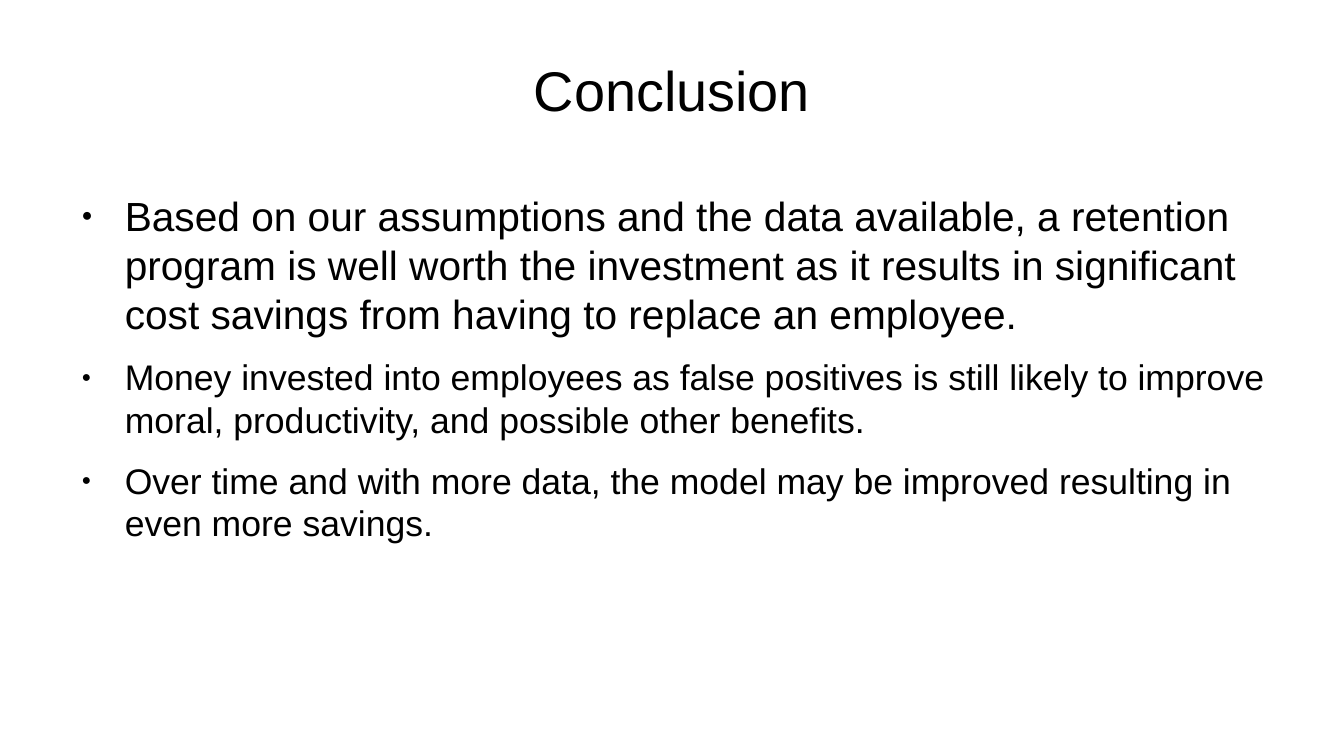
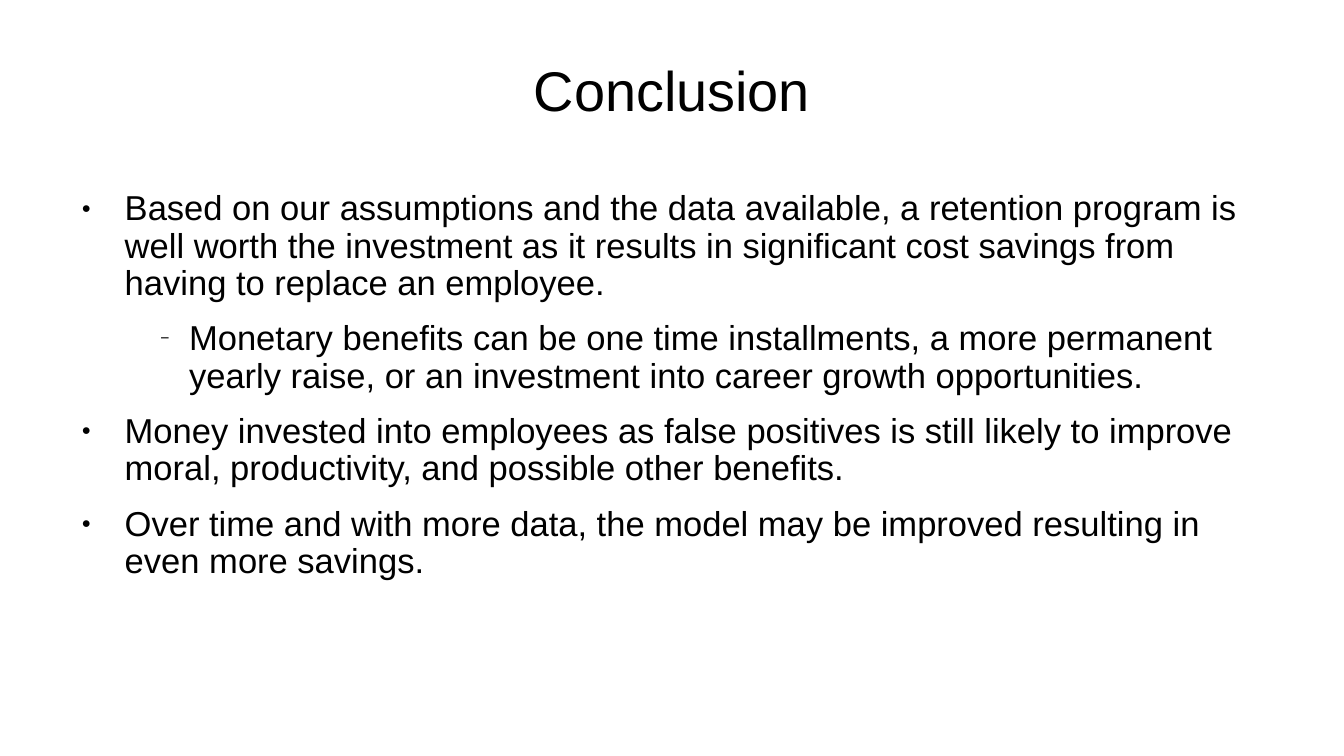
Before and after one commit to sbowler/project-one, a slide deck: slide 20 of presentations/project2_presentation.pptx (slide 17 before the commit). Drawn at 1344x756 pixels with LibreOffice and Linux fonts; fonts in the diff are those of the drawing; background and template pictures are left out. Boxes give left, top, right and bottom in pixels: in the first picture for what was removed or moved away, otherwise in the second. Text is boxed around its words. In the diff, an @@ line names an element or a change of style, - is before the commit and + after.

Commit message:
Updated the presentation based off of feedback.

```diff
--- a/presentations/project2_presentation.pptx
+++ b/presentations/project2_presentation.pptx
@@ text at [125,195,1236,580]: size 24 to 20.4 pt in "Based on our assumptions and the data ..."; size 21 to 20.4 pt in "Money invested into employees as false positives ...", "Over time and with more data, the ..."; line spacing 1 to 0.9 @@
@@ text at [189,325,1212,395]: paragraph added @@
+    − Monetary benefits can be one time installments, a more permanent yearly raise, or an investment into career growth opportunities.
```
Also in this commit, not shown: 7 other slides changed, 5 slides added.
